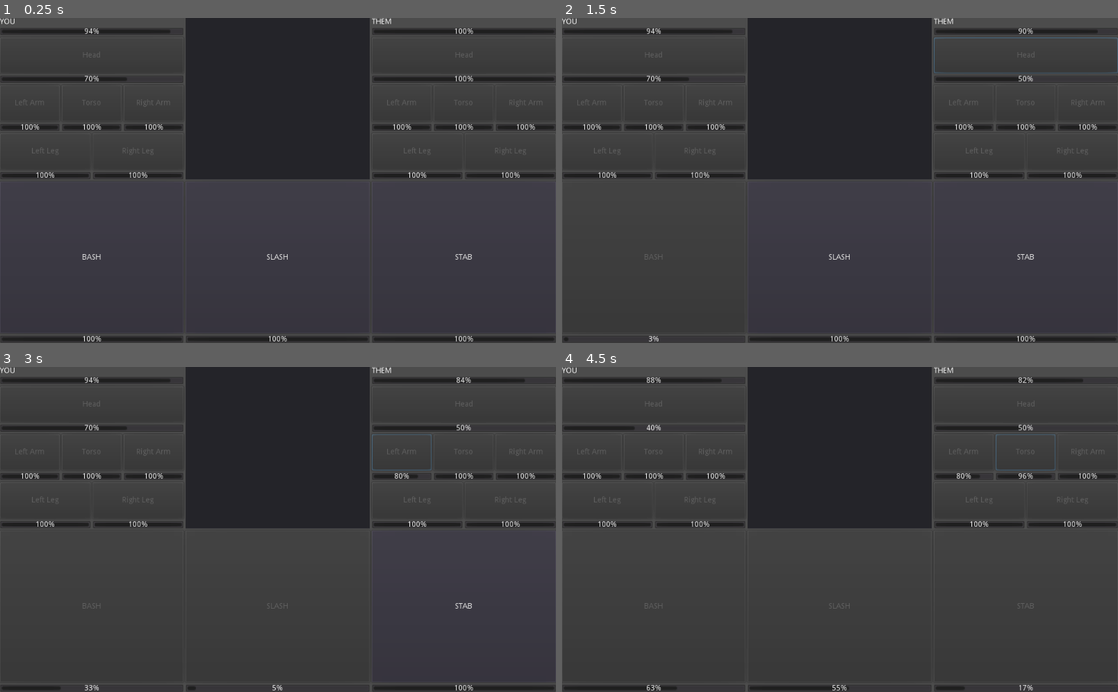
Above: before the commit, frames 1-4 (two rows, left to right).
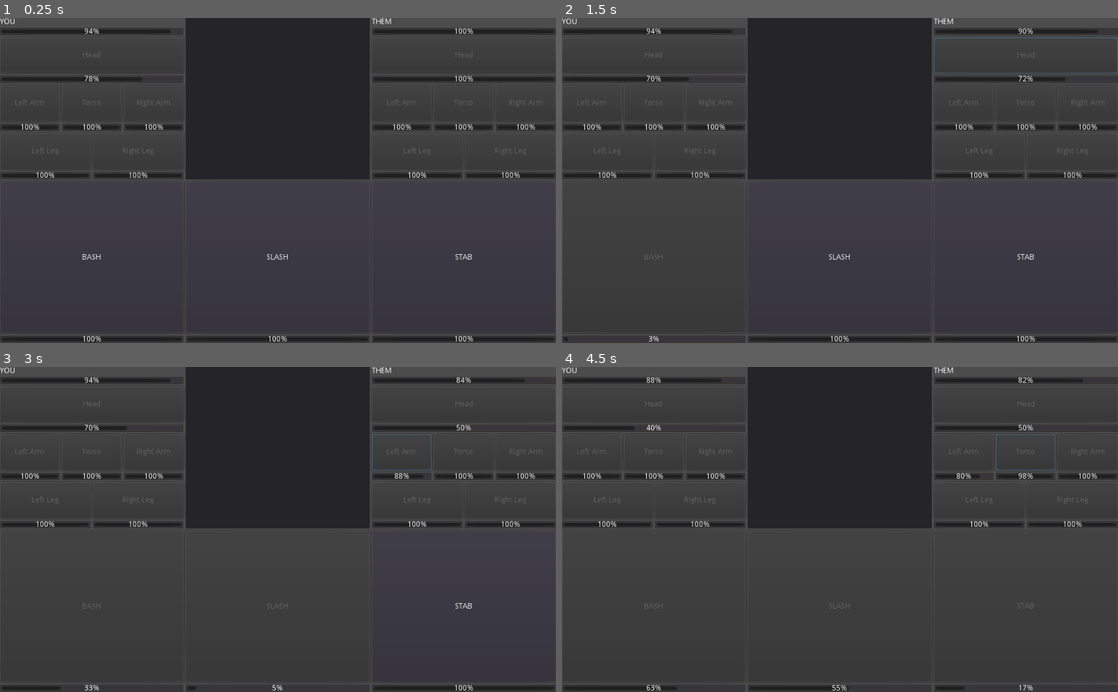
Above: after the commit, the same moments.

Repository: CertifiedIdiots/Tick
Game: Godot game, scene res://Game.tscn
Same seed, same stepped clock (60 frames per second), same inputs: the game is played once before the commit and once after it.
Inputs:
- Up to frame 1 (0.25 s): no input
- Up to frame 2 (1.5 s): click "BASH" at 0.5 s; click "Head" at 1.25 s
- Up to frame 3 (3 s): click "SLASH" at 2 s; click "Left Arm" at 2.75 s
- Up to frame 4 (4.5 s): click "STAB" at 3.5 s; click "Torso" at 4.25 s

The runs differ from the first frame. In frame 1, less than 0.1% of the frame differs, in the area x 16-26%, y 17-20%; in frame 2, less than 0.1%, in the area x 82-91%, y 17-20%; in frame 3, less than 0.1%; in frame 4, less than 0.1%.

Commit message:
Tween part health bars

Diff:
--- a/Components/HealthBar.tscn
+++ b/Components/HealthBar.tscn
@@ -21,3 +21,5 @@
 margin_right = 1024.0
 margin_bottom = 600.0
 size_flags_horizontal = 3
+
+[node name="Tween" type="Tween" parent="."]
--- a/Components/Part.tscn
+++ b/Components/Part.tscn
@@ -26,4 +26,6 @@
 size_flags_vertical = 1
 value = 100.0
 
+[node name="Tween" type="Tween" parent="."]
+
 [connection signal="pressed" from="Button" to="." method="_on_button_pressed"]
--- a/Components/PartElement.gd
+++ b/Components/PartElement.gd
@@ -1,18 +1,26 @@
 extends VBoxContainer
 
 var part: Part
+var animated_health: float
 var orchestrator
 
 func init(part: Part, orchestrator):
 	self.part = part
 	self.orchestrator = orchestrator
 	self.name = part.name
+	self.animated_health = part.health
 	$Button.text = part.name
 	$ProgressBar.max_value = part.maximum_health
 
 func _process(delta):
 	if part != null:
-		$ProgressBar.value = part.health
+		if part.health != animated_health and !$Tween.is_active():
+			update_health()
+		$ProgressBar.value = animated_health
+
+func update_health():
+	$Tween.interpolate_property(self, "animated_health", animated_health, part.health, 0.3, Tween.TRANS_LINEAR, Tween.EASE_IN)
+	$Tween.start()
 
 func toggle(value: bool):
 	$Button.disabled = !value
